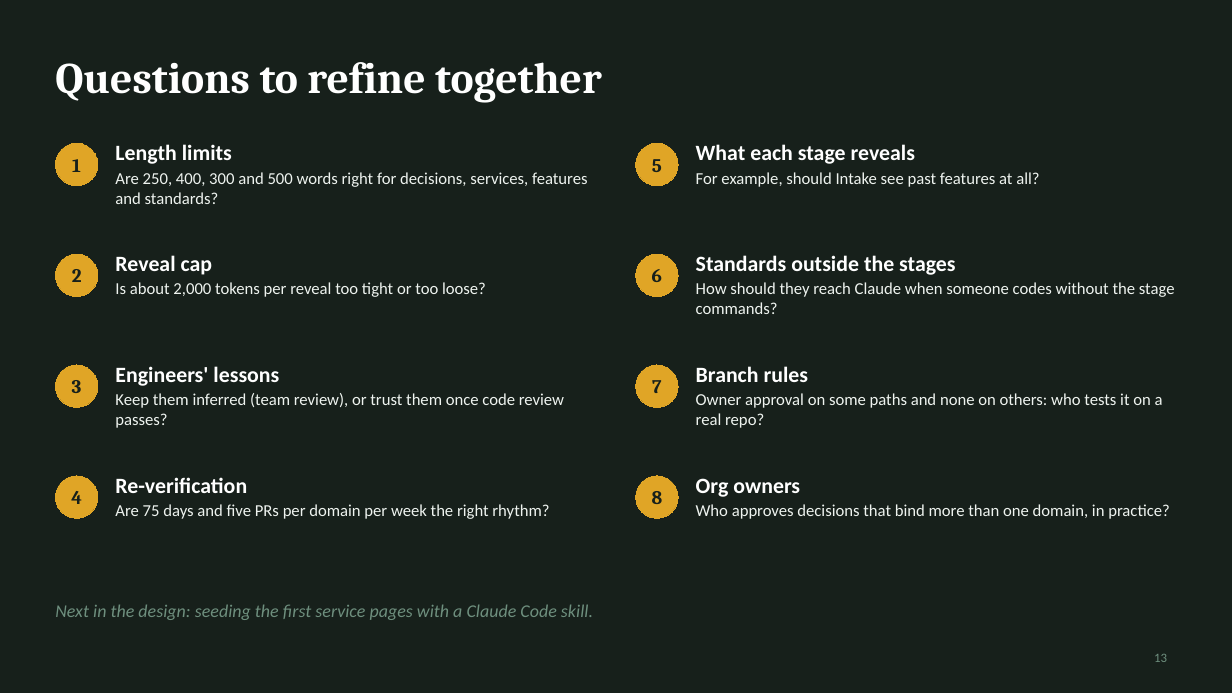
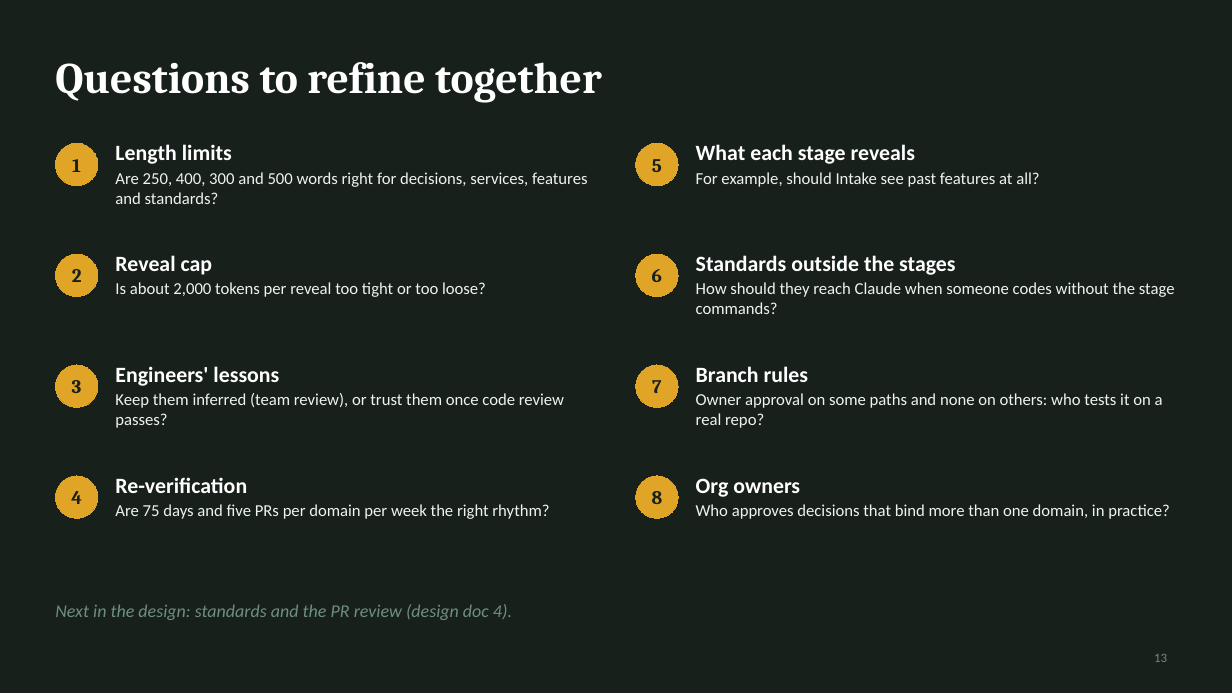
Before and after one commit to rahulnyk/bagheera, a slide deck: slide 13 of docs/design/knowledge-library-walkthrough.pptx. Drawn at 1232x693 pixels with LibreOffice and Linux fonts; fonts in the diff are those of the drawing. Boxes give left, top, right and bottom in pixels: in the first picture for what was removed or moved away, otherwise in the second. Text is boxed around its words. In the diff, an @@ line names an element or a change of style, - is before the commit and + after.

```diff
--- a/docs/design/knowledge-library-walkthrough.pptx
+++ b/docs/design/knowledge-library-walkthrough.pptx
@@ text at (55, 604, 512, 620): text changed @@
-Next in the design: seeding the first service pages with a Claude Code skill.
+Next in the design: standards and the PR review (design doc 4).
```
Also in this commit, not shown: 3 other slides changed, 1 other file.
